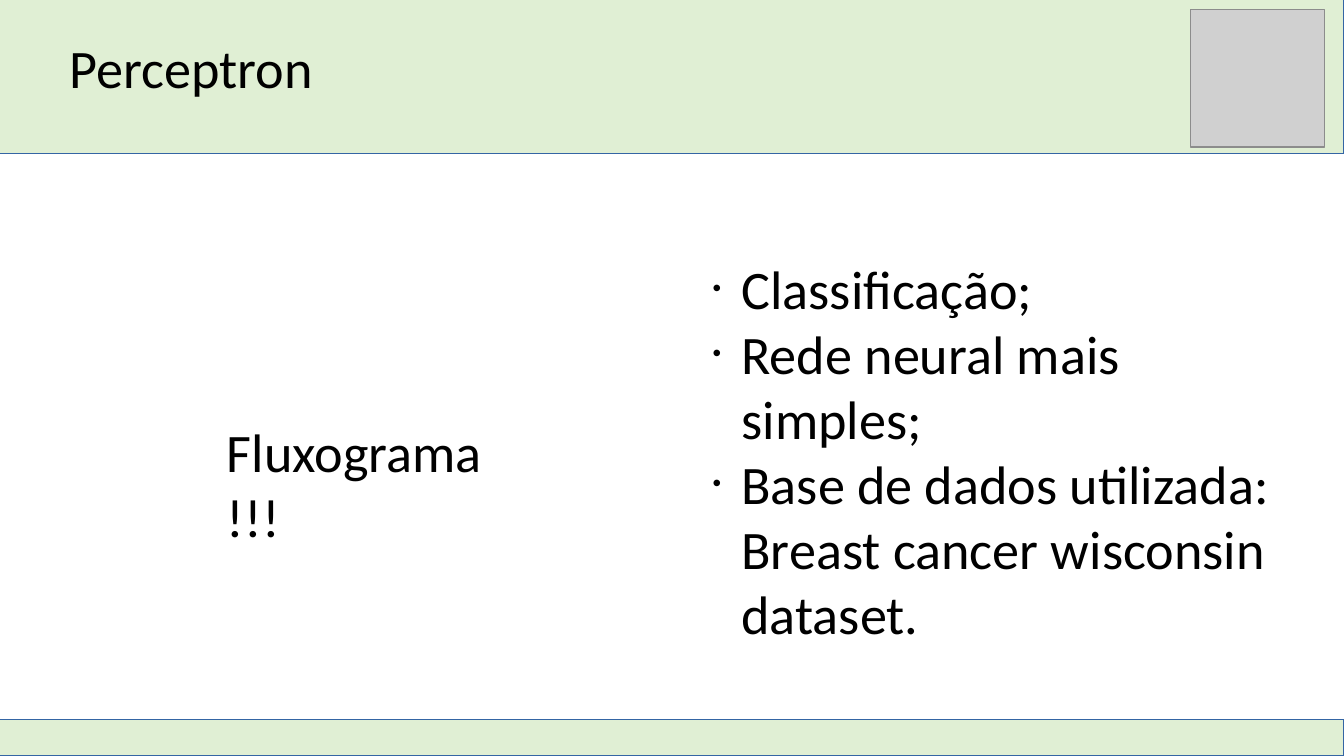
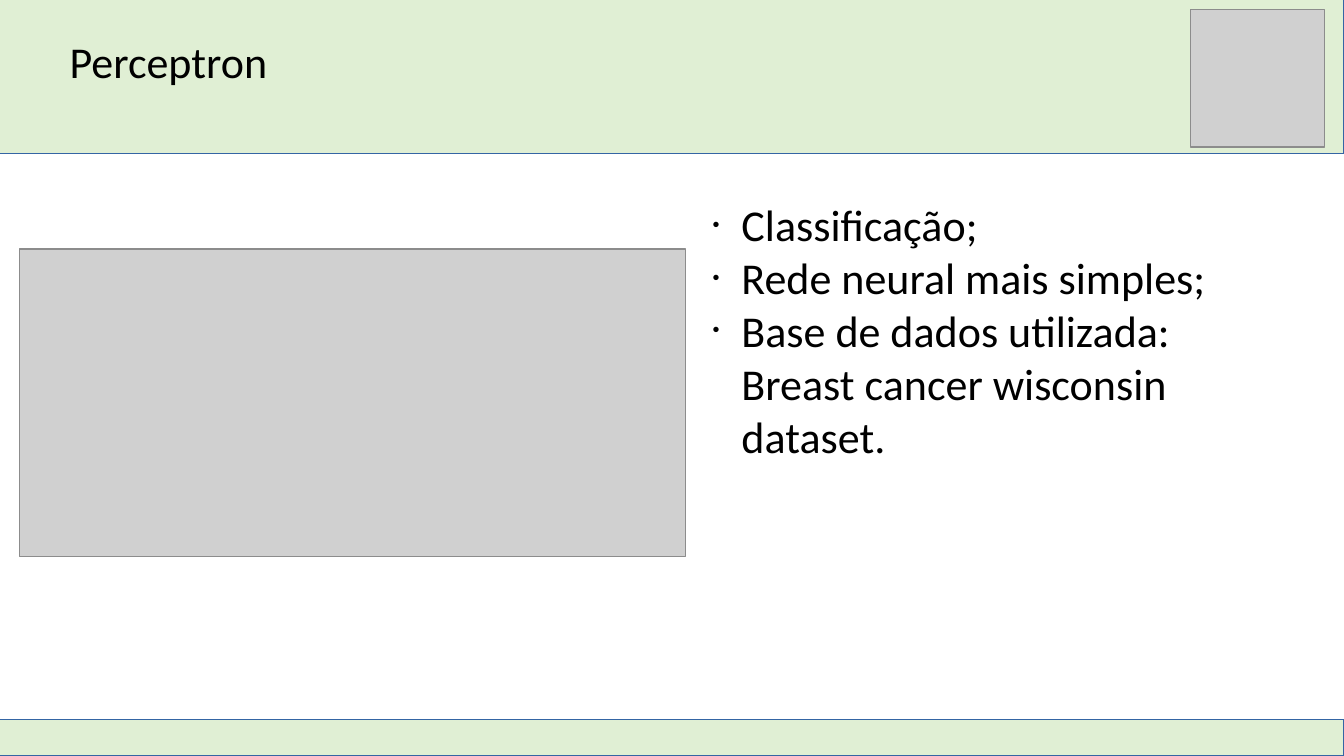
Before and after one commit to DimitriLeandro/ProjetoFinalSistemasInteligentesUFABC, a slide deck: slide 5 of Apresentação SI.odp. Drawn at 1344x756 pixels with LibreOffice and Linux fonts; fonts in the diff are those of the drawing; grey boxes stand for pictures. Boxes give left, top, right and bottom in pixels: in the first picture for what was removed or moved away, otherwise in the second. Text is boxed around its words. In the diff, an @@ line names an element or a change of style, - is before the commit and + after.

Commit message:
Atualização slides
Atualização dos slides com os fluxogramas do KNN e do Perceptron

```diff
--- a/Apresentação SI.odp
+++ b/Apresentação SI.odp
@@ text "Perceptron" at box(70, 49, 268, 85): size 32 to 26 pt @@
@@ text "Classificação;" at box(741, 210, 1205, 454): size 32 to 26 pt @@
@@ text "Classificação;": place and size @@
-text "Classificação;" at box(741, 271, 1269, 635)
+text "Classificação;" at box(741, 210, 1205, 454)
@@ picture added at box(20, 249, 685, 556) @@
@@ text removed at box(227, 434, 482, 482) @@
-Fluxograma!!!
```
Also in this commit, not shown: 6 other slides changed, 1 other file.
